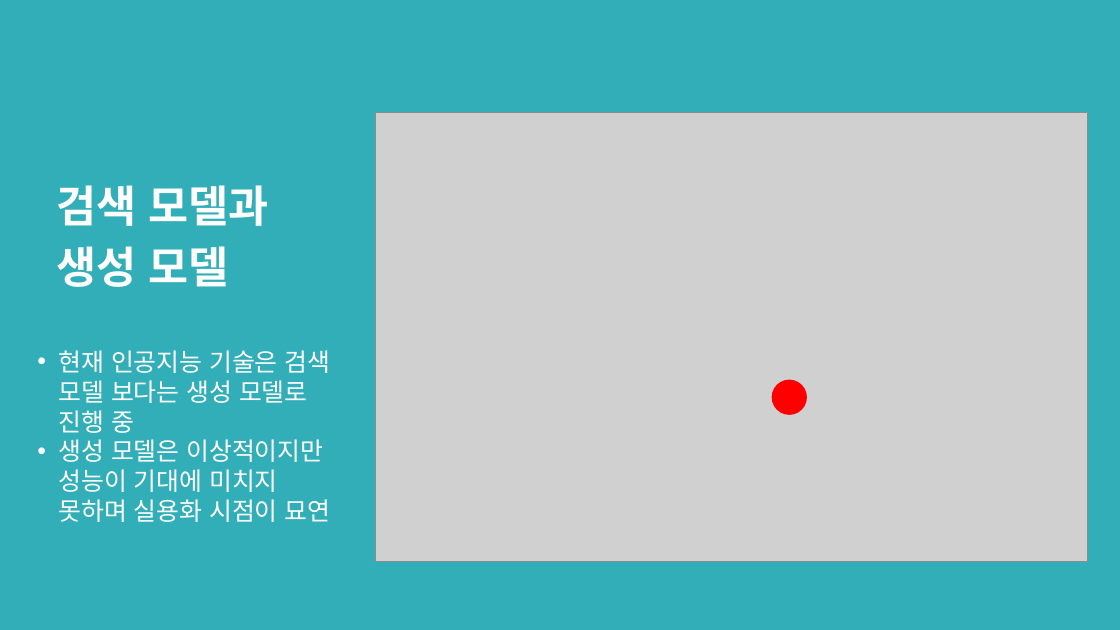
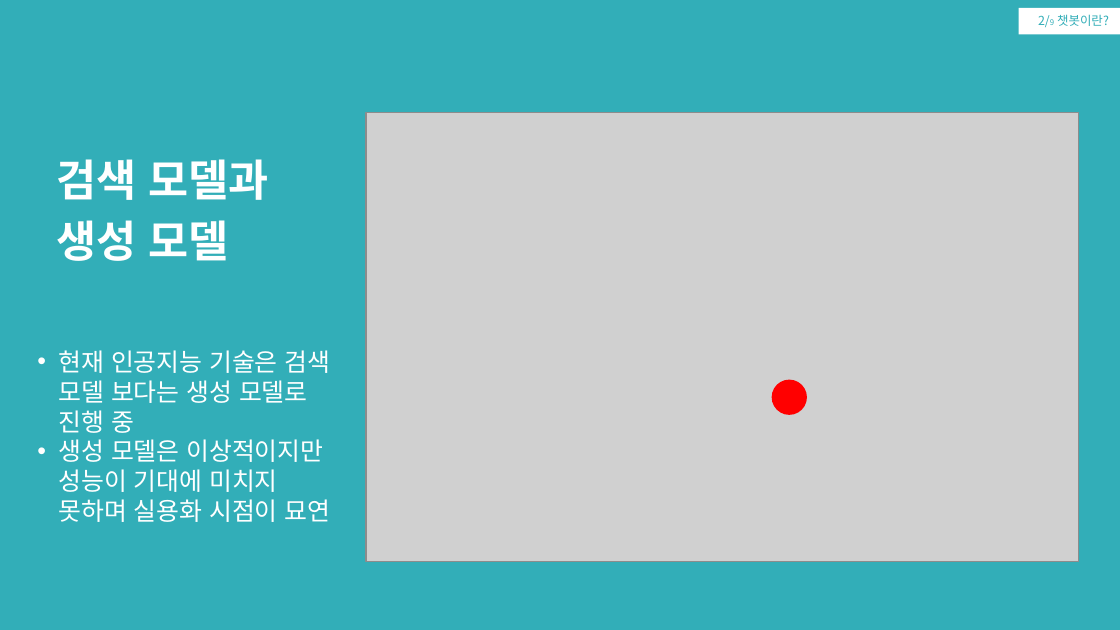
Before and after one commit to CityHopper/BM_JTO_TouristInfo, a slide deck: slide 7 of Project Documents/제주도 관광지 정보 상담 업무 자동화 서비스(챗봇) 개발.pptx (slide 9 before the commit). Drawn at 1120x630 pixels with LibreOffice and Linux fonts; fonts in the diff are those of the drawing; grey boxes stand for pictures. Boxes give left, top, right and bottom in pixels: in the first picture for what was removed or moved away, otherwise in the second. Text is boxed around its words. In the diff, an @@ line names an element or a change of style, - is before the commit and + after.

```diff
--- a/Project Documents/제주도 관광지 정보 상담 업무 자동화 서비스(챗봇) 개발.pptx
+++ b/Project Documents/제주도 관광지 정보 상담 업무 자동화 서비스(챗봇) 개발.pptx
@@ rectangle added at (1018,8,1120,35), fill #FFFFFF, 8 pt, text #32AEB8 @@
+2/9 챗봇이란?
@@ picture: place and size @@
-picture at (375,112,1088,562)
+picture at (366,112,1079,562)
@@ text "검색 모델과": place and size @@
-text "검색 모델과" at (56,185,268,287)
+text "검색 모델과" at (56,159,268,261)
```
Also in this commit, not shown: 6 other slides changed, 12 slides added, 4 slides removed, 1 other file.
